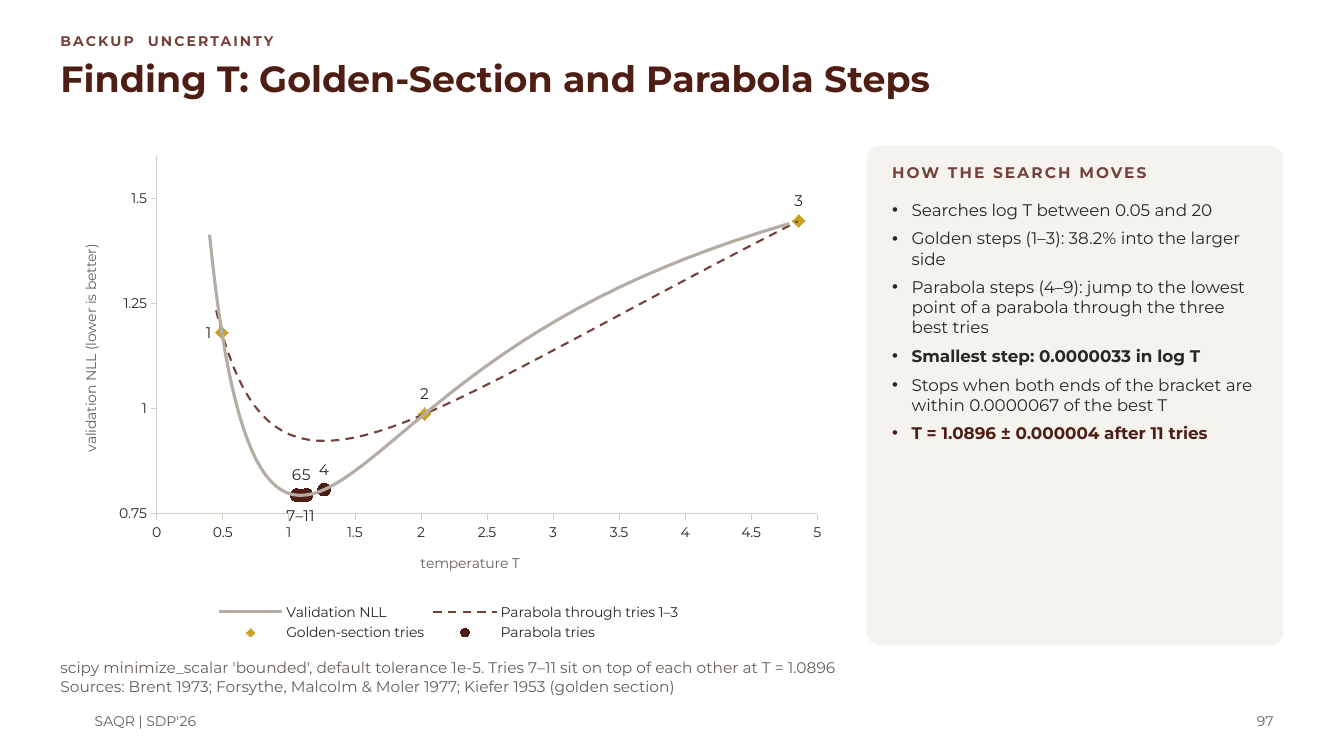
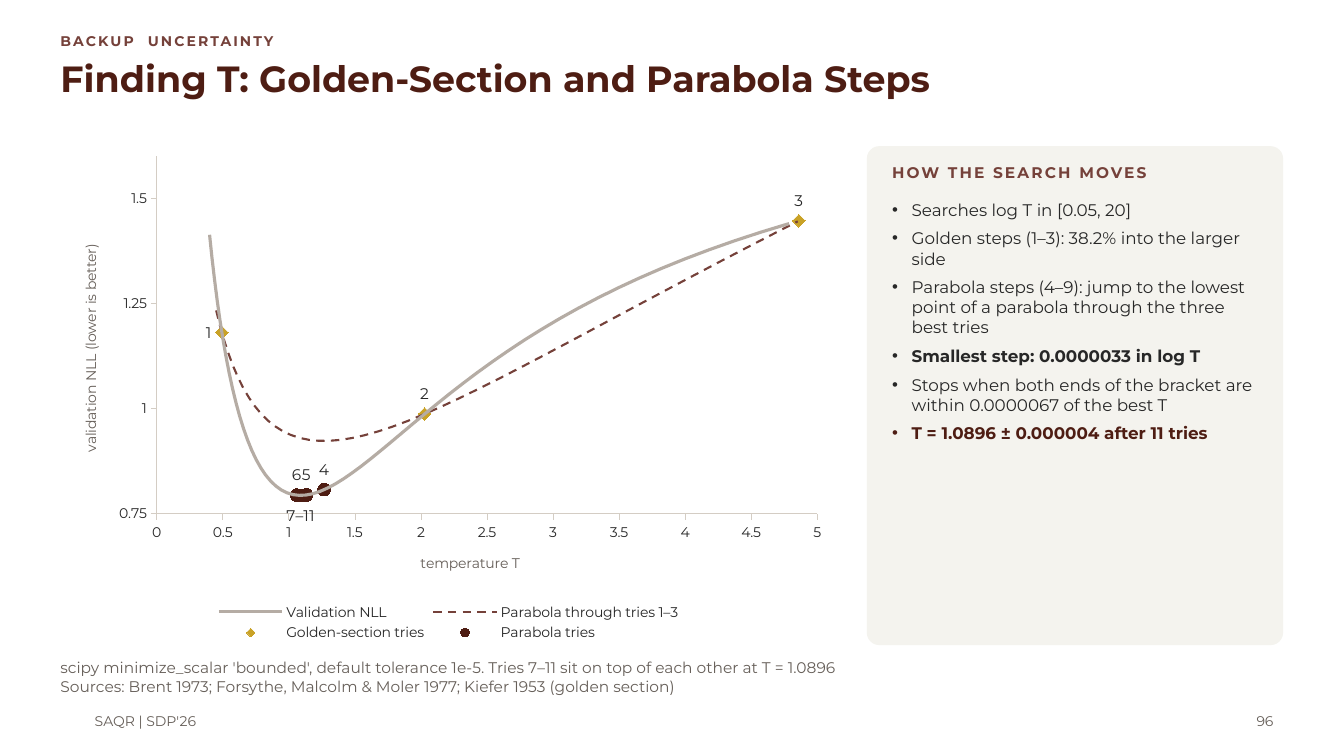
Before and after one commit to MASAR-AUS/SAQR, a slide deck: slide 96 of SAQR CMP490 Presentation.pptx (slide 97 before the commit). Drawn at 1344x756 pixels with LibreOffice and Linux fonts; fonts in the diff are those of the drawing; background and template pictures are left out. Boxes give left, top, right and bottom in pixels: in the first picture for what was removed or moved away, otherwise in the second. Text is boxed around its words. In the diff, an @@ line names an element or a change of style, - is before the commit and + after.

```diff
--- a/SAQR CMP490 Presentation.pptx
+++ b/SAQR CMP490 Presentation.pptx
@@ text at (x1=912, y1=203, x2=1131, y2=220): text changed @@
-• Searches log T between 0.05 and 20
+• Searches log T in [0.05, 20]
@@ page number at (x1=1257, y1=716, x2=1274, y2=726): text changed @@
-97
+96
```
Also in this commit, not shown: 11 other slides changed, 1 slide removed.
